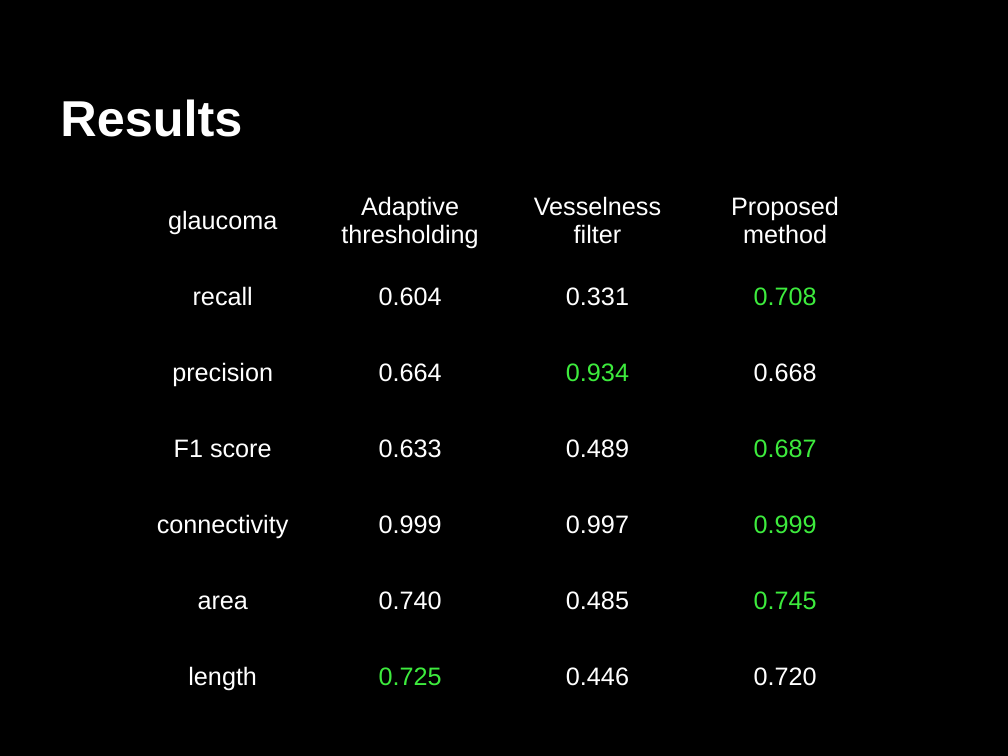
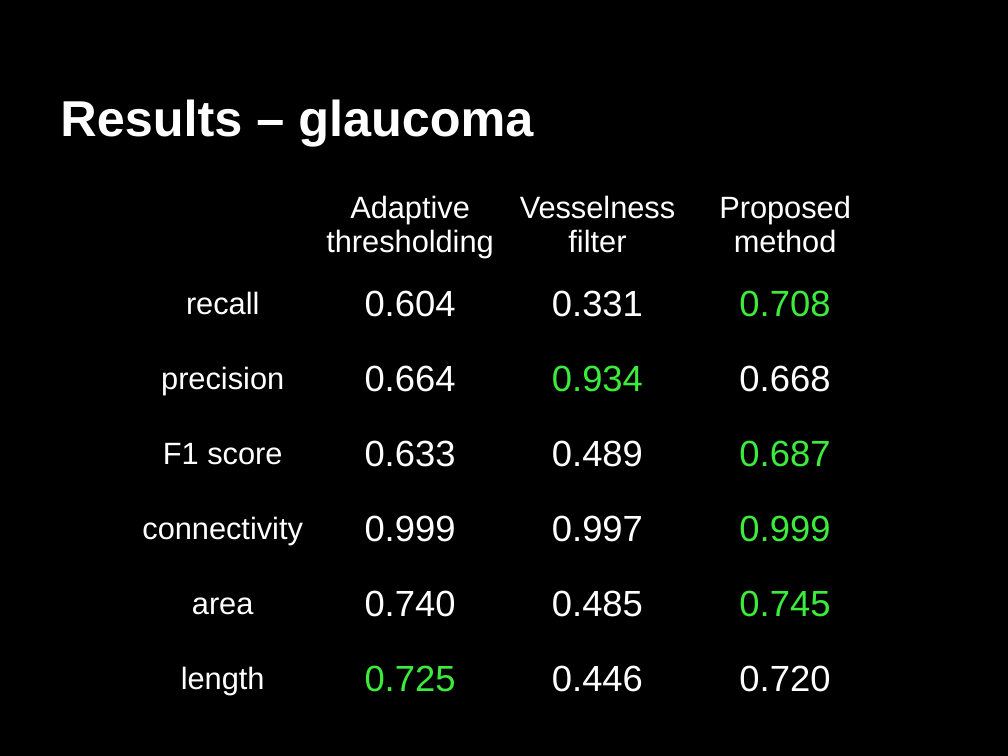
Before and after one commit to mutual-ai/vessel-segmentation-ssip2012, a slide deck: slide 15 of presentation/Vessel_presentation.odp. Drawn at 1008x756 pixels with LibreOffice and Linux fonts; fonts in the diff are those of the drawing. Boxes give left, top, right and bottom in pixels: in the first picture for what was removed or moved away, otherwise in the second. Text is boxed around its words. In the diff, an @@ line names an element or a change of style, - is before the commit and + after.

```diff
--- a/presentation/Vessel_presentation.odp
+++ b/presentation/Vessel_presentation.odp
@@ title at (60,99,533,145): text changed @@
-Results
+Results – glaucoma
@@ table at (129,182,879,715) @@
-row 1, column 1: glaucoma
+row 1, column 1: 
@@ size 18 to 22 pt in "Adaptive thresholding", "Vesselness filter", "Proposed method", "recall" and 5 more places @@
@@ size 18 to 26 pt in "0.604", "0.331", "0.708", "0.664" and 14 more places @@
```
Also in this commit, not shown: 11 other slides changed, 3 slides added, 3 slides removed, 1 other file.
